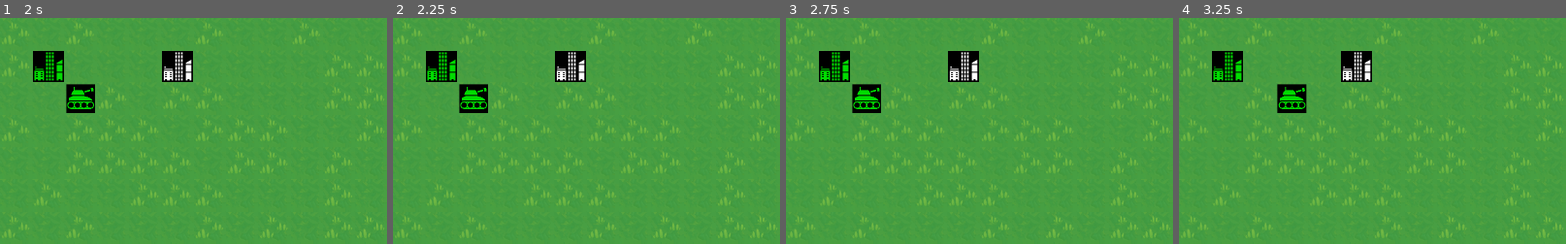
Above: before the commit, frames 1-4 (left to right).
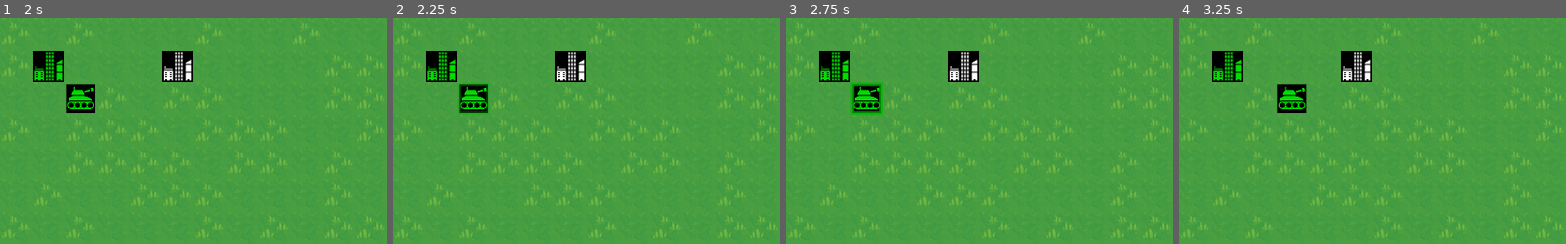
Above: after the commit, the same moments.

Repository: greenmoss/tankies
Game: Godot game, scene res://main.tscn
The game is run twice, just before and just after one commit, with the same random seed, the same clock (stepped at 60 frames per second) and the same inputs.
Inputs (mouse positions are % of the whole screen's width and height, from its top left):
- Up to frame 1 (2 s): click "Got it. Let's go!" at 0.5 s; tap Enter at 1.25 s; move the mouse to (90, 82) at 1.27 s; press the mouse at (90, 82) at 1.28 s; hold Right (right) from 1.28 s (still down)
- Up to frame 2 (2.25 s): tap Space at 2 s; move the mouse to (10, 18) at 2.02 s; release Right (right) at 2.03 s; release the mouse at (10, 18) at 2.03 s; hold Down (down) from 2.03 s (still down); click (10, 18) at 2.1 s
- Up to frame 3 (2.75 s): keep holding Down (down)
- Up to frame 4 (3.25 s): tap Enter at 2.75 s; move the mouse to (60, 28) at 2.77 s; release Down (down) at 2.78 s; press the mouse at (60, 28) at 2.78 s; hold Right (right) from 2.78 s (still down)
The pictures show only the part of the screen within x 0-50%, y 0-50%; the shares and areas given below are measured in that part.

Frame 1 is identical in both runs. In frame 2, 0.4% of the frame differs, in the area x 16-26%, y 28-43%; in frame 3, 0.6%; in frame 4, nothing differs.

Commit message:
Add cursor to selected unit
"throbs" over the unit icon

Diff:
--- /dev/null
+++ b/unit/cursor.gd
@@ -0,0 +1,23 @@
+extends Sprite2D
+
+var time = 0
+var duration = 1  # length of the effect
+
+func _process(delta):
+    if not visible: return
+    throb(delta)
+
+func throb(delta):
+    # animate alpha
+    if time < duration:
+        time += delta
+        modulate.a = lerp(0.25, 1.0, time / duration)
+    else:
+        time = 0
+
+func activate():
+    time = 0
+    visible = true
+
+func deactivate():
+    visible = false
--- a/unit/unit.gd
+++ b/unit/unit.gd
@@ -106,8 +106,17 @@
         1.0/animation_speed
         ).set_trans(Tween.TRANS_SINE)
     moving = true
+    $Cursor.deactivate()
     await tween.finished
     moving = false
+
+    # TODO: figure out how to delay cursor activation
+    # if I do this here:
+    #await get_tree().create_timer(0.5).timeout
+    # it delays the tween animation, and stacks resets
+    # which is not what we want
+    if selected:
+        $Cursor.activate()
 
     if(in_city != null):
         if(position != in_city.position):
@@ -145,7 +154,9 @@
 func select_me():
     $Sounds.play_ready()
     selected = true
+    $Cursor.activate()
 
 func deselect_me():
     $Sounds.stop_all()
     selected = false
+    $Cursor.deactivate()
--- a/unit/unit.tscn
+++ b/unit/unit.tscn
@@ -1,10 +1,12 @@
-[gd_scene load_steps=8 format=3 uid="uid://d0cfmyfdmy8mo"]
+[gd_scene load_steps=10 format=3 uid="uid://d0cfmyfdmy8mo"]
 
 [ext_resource type="Script" path="res://unit/unit.gd" id="1_8naok"]
 [ext_resource type="Texture2D" uid="uid://bxvdp2v7oxpad" path="res://unit/tank.png" id="2_e42fy"]
 [ext_resource type="AudioStream" uid="uid://cc88jvsa7oons" path="res://unit/engine_heavy_loop.mp3" id="3_3c04l"]
 [ext_resource type="Script" path="res://unit/sounds.gd" id="3_jpn2r"]
+[ext_resource type="Texture2D" uid="uid://78uj1p8xjotd" path="res://ui/cursor_box.png" id="4_amcrf"]
 [ext_resource type="AudioStream" uid="uid://brbw1roktafb" path="res://unit/cduckett-01-ready.mp3" id="5_hjqgu"]
+[ext_resource type="Script" path="res://unit/cursor.gd" id="5_rhdgt"]
 [ext_resource type="AudioStream" uid="uid://djq57osep84yd" path="res://unit/denied.mp3" id="6_ejjmt"]
 
 [sub_resource type="RectangleShape2D" id="RectangleShape2D_hbtie"]
@@ -24,6 +26,11 @@
 scale = Vector2(0.07, 0.07)
 texture = ExtResource("2_e42fy")
 
+[node name="Cursor" type="Sprite2D" parent="."]
+visible = false
+texture = ExtResource("4_amcrf")
+script = ExtResource("5_rhdgt")
+
 [node name="RayCast2D" type="RayCast2D" parent="."]
 collide_with_areas = true
 
Binary file added: ui/cursor_box.png
Not shown, added: ui/cursor_box.png.import
